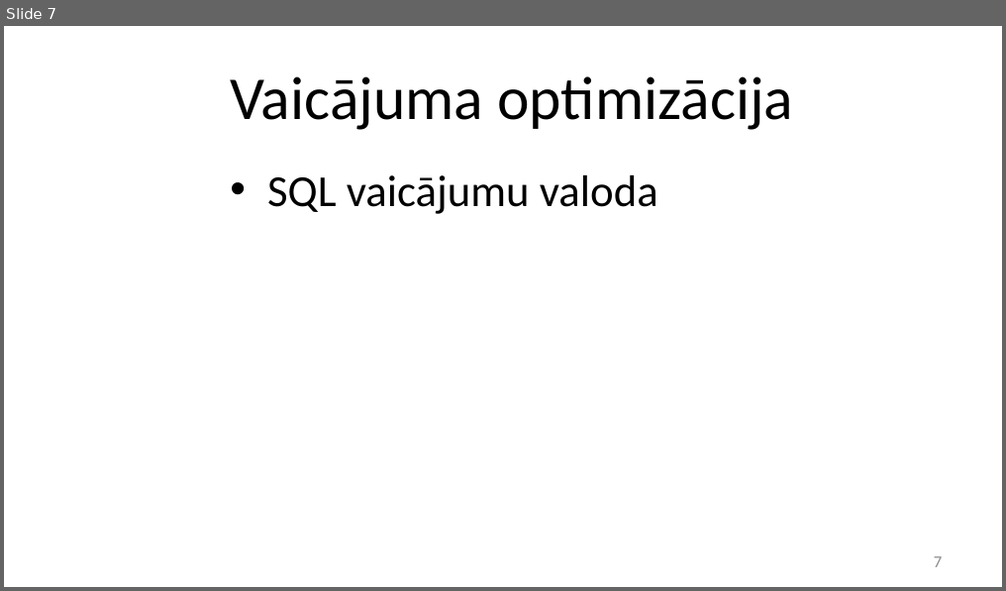
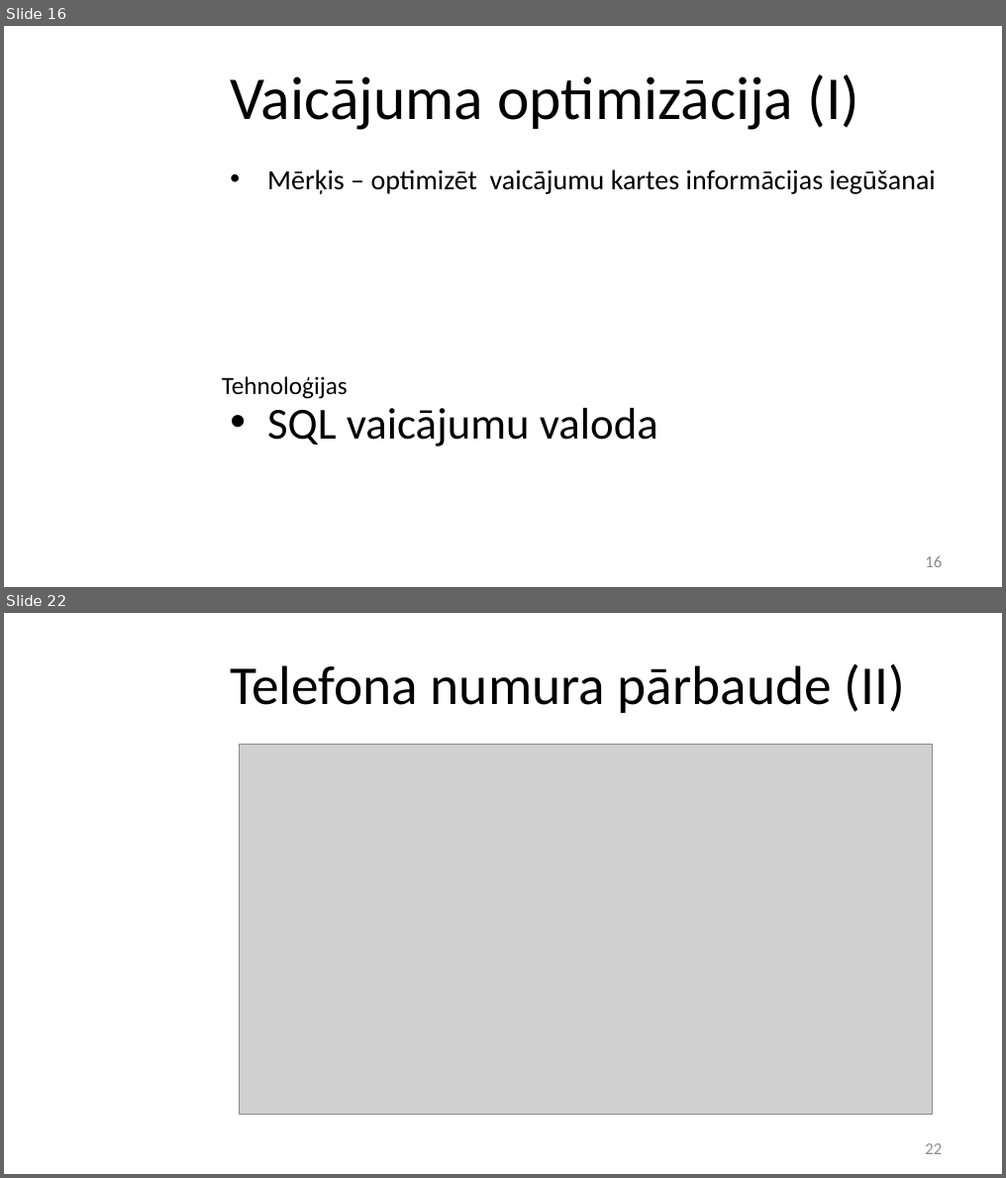
Before and after one commit to stabone/lore-parit, a slide deck: prezentacija.pptx. Shown one above the other, each under a label of ours: slide 7 before the commit, slides 16 and 22 after it; the slides between them are not shown. The pictures are 1006x591 and 1006x1178 pixels, drawn with LibreOffice and Linux fonts; fonts in the diff are those of the drawing; grey boxes stand for pictures; background and template pictures are left out. Boxes give left, top, right and bottom in pixels: in the first picture for what was removed or moved away, otherwise in the second. Text is boxed around its words. In the diff, an @@ line names an element or a change of style, - is before the commit and + after.

```diff
--- a/prezentacija.pptx
+++ b/prezentacija.pptx
@@ slide 22 added at (x1=4, y1=613, x2=1002, y2=1174), background picture (left out) @@
@@ title added at (x1=230, y1=663, x2=905, y2=713), 39.6 pt, text #000000 @@
+Telefona numura pārbaude (II)
@@ picture added at (x1=240, y1=744, x2=933, y2=1114) @@
@@ page number added at (x1=925, y1=1144, x2=942, y2=1155), 12 pt, text #8C8C8C @@
+22
@@ what was slide 7 is now slide 16 @@
@@ slide 16 changed as well @@
@@ title at (x1=230, y1=75, x2=859, y2=130): text changed @@
-Vaicājuma optimizācija
+Vaicājuma optimizācija (I)
@@ text added at (x1=267, y1=170, x2=936, y2=194), 20 pt, text #000000 @@
+• Mērķis – optimizēt vaicājumu kartes informācijas iegūšanai
@@ text added at (x1=222, y1=376, x2=348, y2=399), 18 pt, text #000000 @@
+Tehnoloģijas
@@ text "SQL vaicājumu valoda" moved from (x1=267, y1=175, x2=658, y2=214) to (x1=267, y1=408, x2=658, y2=447) @@
@@ page number at (x1=925, y1=557, x2=942, y2=568): text changed @@
-7
+16
```
Also in this commit, not shown: 8 other slides changed, 14 other slides added.
